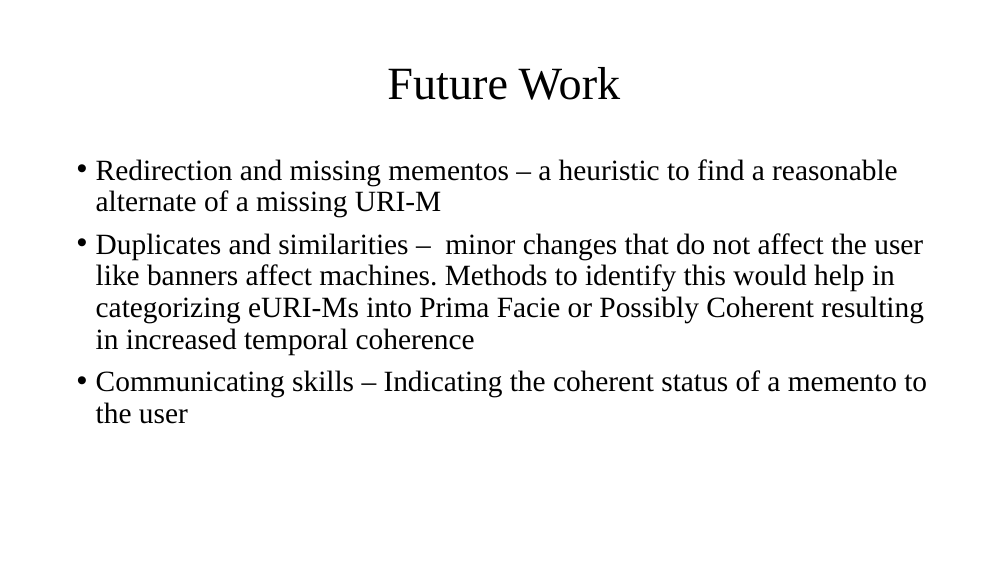
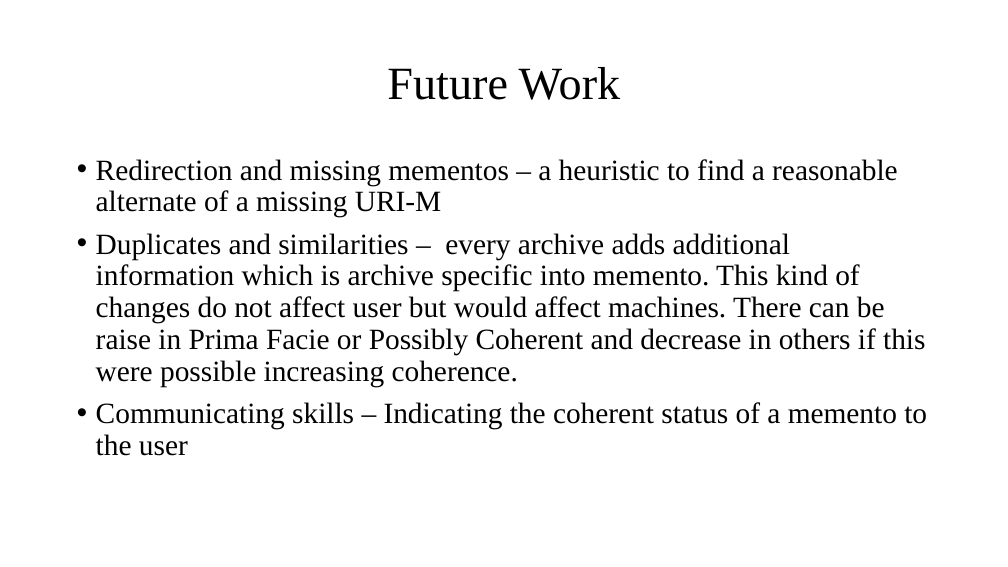
Before and after one commit to phonedude/cs895-s19, a slide deck: slide 18 of assignments/pabbisetty/week-17-presentation/Only One Out of Five Archived Web Pages.pptx. Drawn at 1008x567 pixels with LibreOffice and Linux fonts; fonts in the diff are those of the drawing. Boxes give left, top, right and bottom in pixels: in the first picture for what was removed or moved away, otherwise in the second. Text is boxed around its words. In the diff, an @@ line names an element or a change of style, - is before the commit and + after.

```diff
--- a/assignments/pabbisetty/week-17-presentation/Only One Out of Five Archived Web Pages.pptx
+++ b/assignments/pabbisetty/week-17-presentation/Only One Out of Five Archived Web Pages.pptx
@@ text at bbox=[96, 233, 925, 387]: text changed @@
-• Duplicates and similarities – minor changes that do not affect the user like banners affect machines. Methods to identify this would help in categorizing eURI-Ms into Prima Facie or Possibly Coherent resulting in increased temporal coherence
+• Duplicates and similarities – every archive adds additional information which is archive specific into memento. This kind of changes do not affect user but would affect machines. There can be raise in Prima Facie or Possibly Coherent and decrease in others if this were possible increasing coherence.
```
Also in this commit, not shown: 3 other slides changed.
